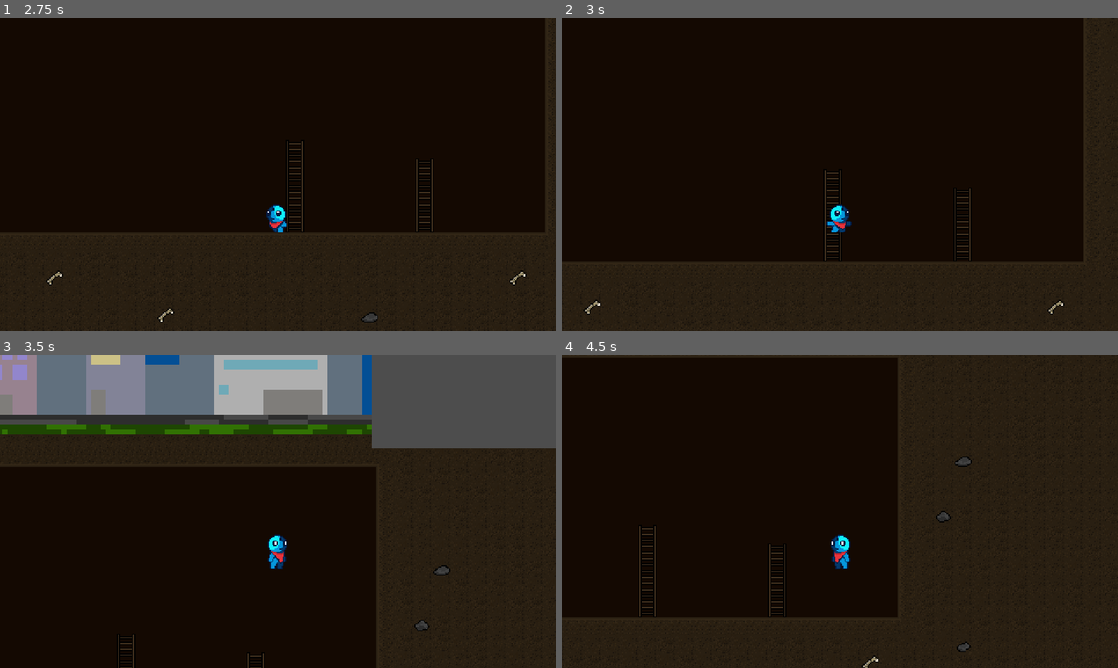
Above: before the commit, frames 1-4 (two rows, left to right).
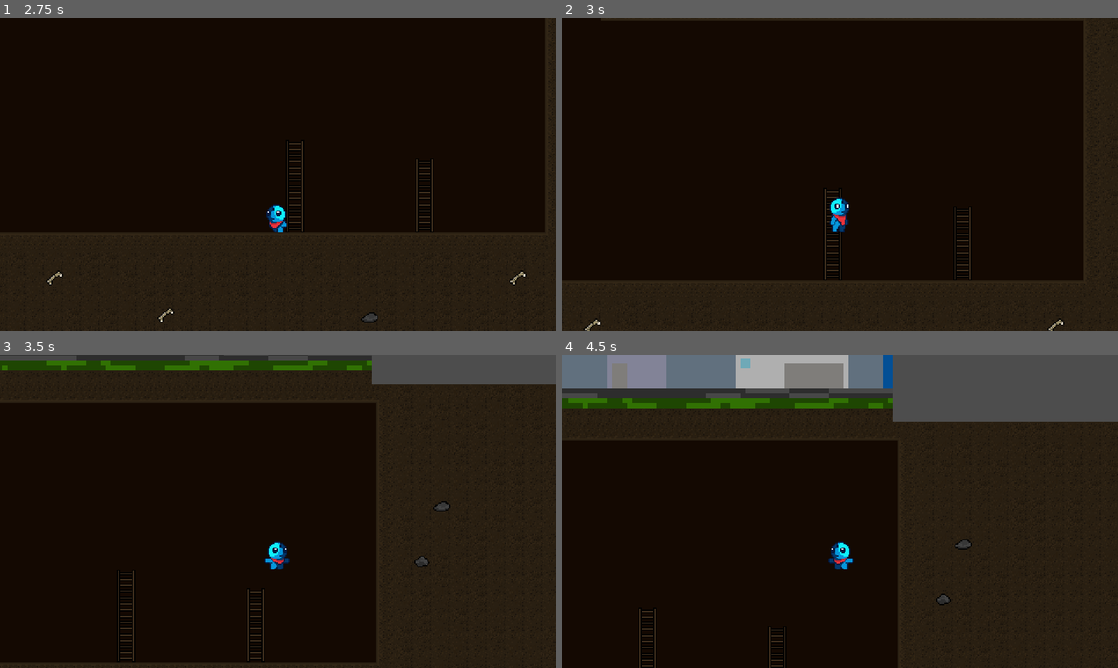
Above: after the commit, the same moments.

Repository: Final-Cake-Games/pirate-software-gamejam-14
Game: Godot game, scene res://scenes/test_level.tscn
The game is run twice, just before and just after one commit, with the same random seed, the same clock (stepped at 60 frames per second) and the same inputs. The project has no main scene, so this scene is started directly.
Inputs:
- Up to frame 1 (2.75 s): hold D (move_right) 0.53-2.03 s; tap Space (jump) at 0.6, 0.77, 1.07, 1.35, 1.52, 1.82, 2.1 s; hold A (move_left) from 2.03 s (still down)
- Up to frame 2 (3 s): release A (move_left) at 2.78 s; hold D (move_right) from 2.78 s (still down); tap Space (jump) at 2.85 s
- Up to frame 3 (3.5 s): keep holding D (move_right); tap Space (jump) at 3.02, 3.32 s
- Up to frame 4 (4.5 s): tap Space (jump) at 3.6, 3.77, 4.07, 4.35 s; release D (move_right) at 4.28 s; hold A (move_left) from 4.28 s (still down)

Frame 1 is identical in both runs. In frame 2, 2.4% of the frame differs, in the area x 0-94%, y 0-100%; in frame 3, 26%, in the area x 0-100%, y 0-100%; in frame 4, 23%.

Commit message:
Better climbing script
Seperated being near a ladder and being on a ladder to facilitate exit and climbing logic.

Diff:
--- a/scripts/player.gd
+++ b/scripts/player.gd
@@ -14,12 +14,18 @@
 
 var direction : float  # Input do utilizador (direção no X)
 var jumps_available : int = 0
+var is_near_ladder : bool = false
 var is_on_ladder : bool = false
 
 func _process(_delta):
 	direction = Input.get_axis('move_left', 'move_right')
 	if Input.is_action_just_pressed('jump') && jumps_available > 0:
 		jump()
+
+	if is_near_ladder && (Input.is_action_just_pressed('climb_up') || Input.is_action_just_pressed('climb_down')):
+		is_on_ladder = true
+	if !is_near_ladder:
+		is_on_ladder = false
 
 	animation_updater()
 
@@ -28,7 +34,8 @@
 
 	if !is_on_floor() && !is_on_ladder:  # Se não está no chão e escadas, aplica gravidade
 		velocity.y += GRAVITY * delta
-	else:  # Se está dá reset aos saltos
+
+	if is_on_floor():  # Se está dá reset aos saltos
 		jumps_available = MAX_JUMPS
 
 	# Lógica de andar/parar na !!horizontal!!
@@ -42,6 +49,11 @@
 		velocity.y = Input.get_axis('climb_up', 'climb_down') * CLIMB_SPEED
 
 func jump():
+	if is_on_ladder:
+		is_on_ladder = false
+		jumps_available = 0
+		return
+
 	if jumps_available == 2:  # Verifica se é 1º ou 2º salto
 		velocity.y = -JUMP_FORCE
 	else:
@@ -73,7 +85,7 @@
 			animation_player.play('fall')
 
 func _on_ladder_check_body_entered(body):
-	is_on_ladder = true
+	is_near_ladder = true
 
 func _on_ladder_check_body_exited(body):
-	is_on_ladder = false
+	is_near_ladder = false
